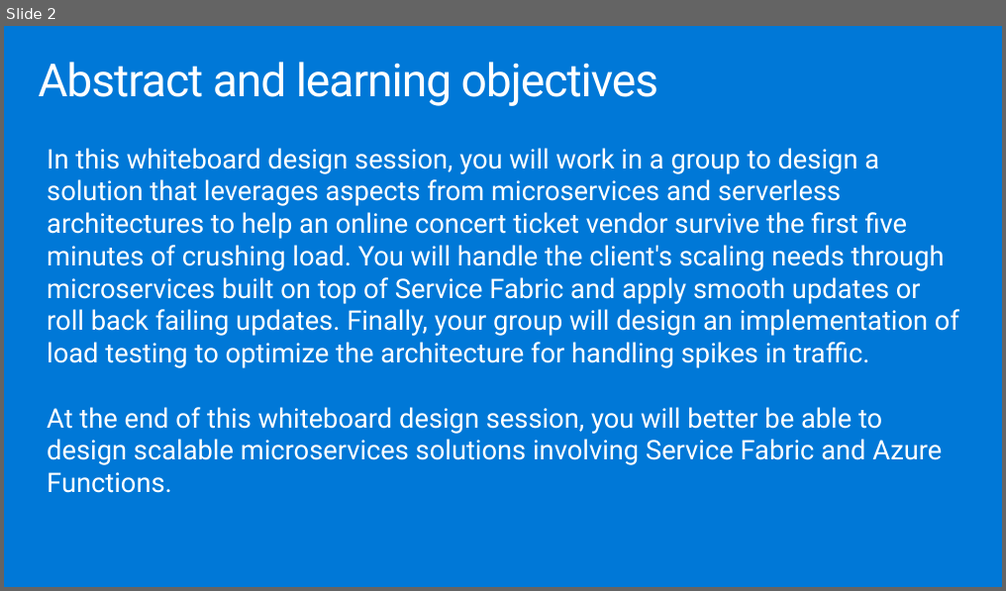
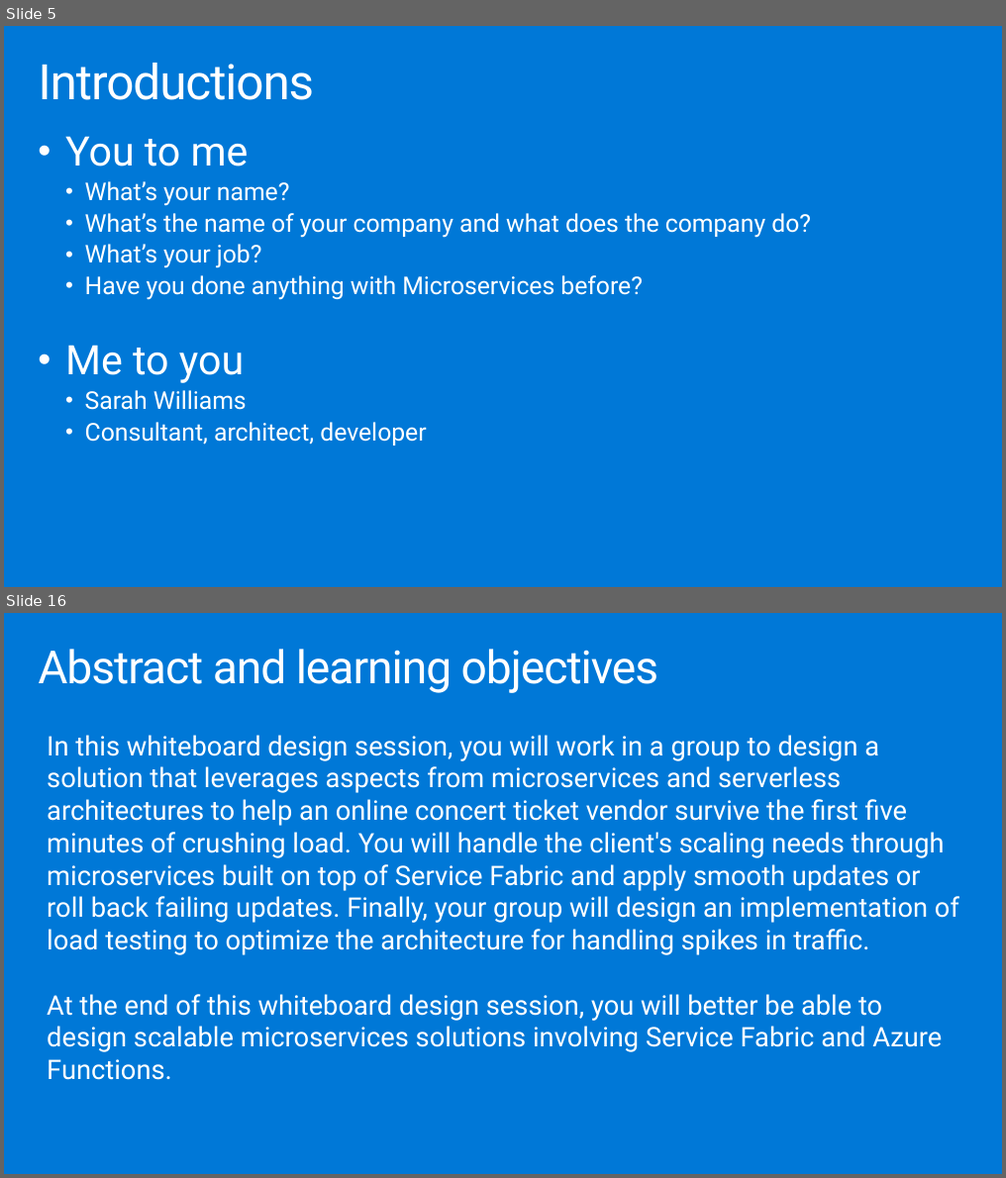
Before and after one commit to yellowbrickcode/MCW-Microservices-architecture, a slide deck: Whiteboard design session/WDS trainer presentation - Microservices architecture.pptx. Shown one above the other, each under a label of ours: slide 2 before the commit, slides 5 and 16 after it; the slides between them are not shown. The pictures are 1006x591 and 1006x1178 pixels, drawn with LibreOffice and Linux fonts; fonts in the diff are those of the drawing. Boxes give left, top, right and bottom in pixels: in the first picture for what was removed or moved away, otherwise in the second. Text is boxed around its words. In the diff, an @@ line names an element or a change of style, - is before the commit and + after.

```diff
--- a/Whiteboard design session/WDS trainer presentation - Microservices architecture.pptx
+++ b/Whiteboard design session/WDS trainer presentation - Microservices architecture.pptx
@@ slide 5 added at (4, 26, 1002, 587), background #0078D7 @@
@@ title added at (38, 63, 314, 100), 47 pt, text #FFFFFF @@
+Introductions
@@ text added at (65, 136, 811, 446), 23.5 pt, text #FFFFFF @@
+• You to me
+  • What’s your name?
+  • What’s the name of your company and what does the company do?
+  • What’s your job?
+  • Have you done anything with Microservices before?
+• Me to you
+  • Sarah Williams
+  • Consultant, architect, developer
@@ what was slide 2 is now slide 16 @@
```
Also in this commit, not shown: 1 slide changed, 13 other slides added.
